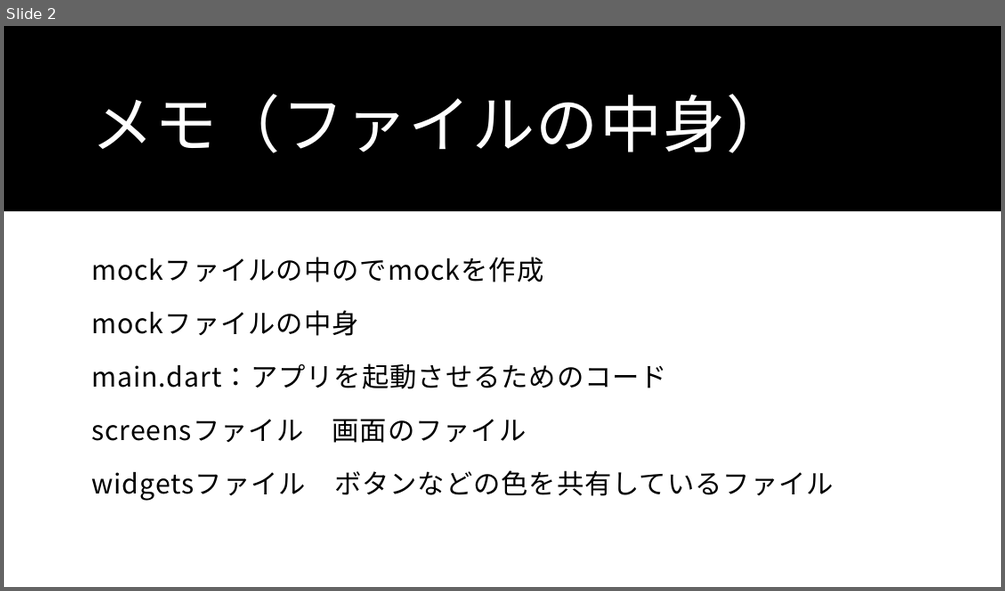
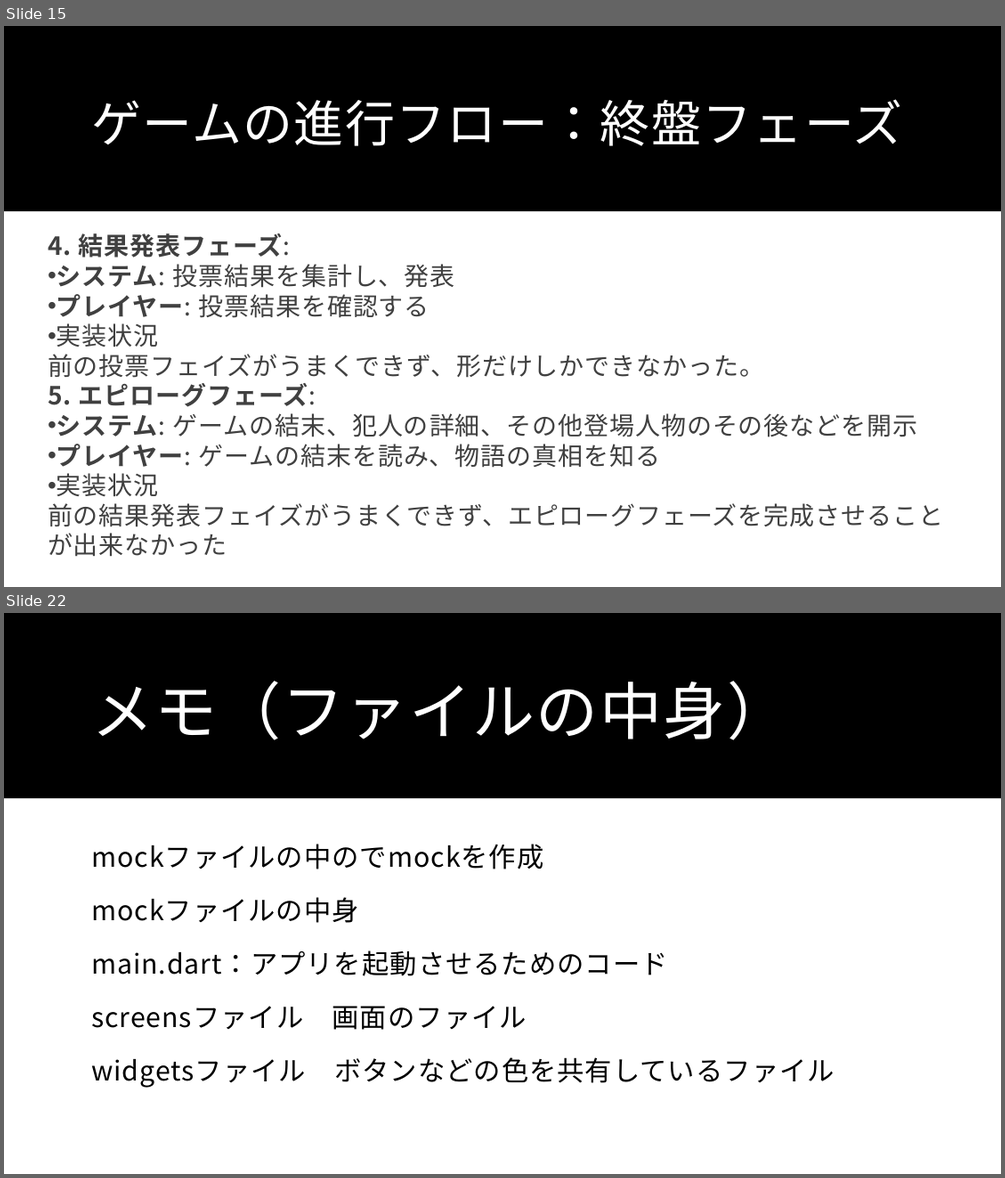
Before and after one commit to Wtnbtkm/flutter_application_1, a slide deck: Flutterの制作仕様書・アイディア（メモ）.pptx. Shown one above the other, each under a label of ours: slide 2 before the commit, slides 15 and 22 after it; the slides between them are not shown. The pictures are 1005x591 and 1005x1178 pixels, drawn with LibreOffice and Linux fonts; fonts in the diff are those of the drawing. Boxes give left, top, right and bottom in pixels: in the first picture for what was removed or moved away, otherwise in the second. Text is boxed around its words. In the diff, an @@ line names an element or a change of style, - is before the commit and + after.

Commit message:
パワーポイント（発表するためのスライドの追加）

```diff
--- a/Flutterの制作仕様書・アイディア（メモ）.pptx
+++ b/Flutterの制作仕様書・アイディア（メモ）.pptx
@@ slide 15 added at bbox=[4, 26, 1001, 587], background #FFFFFF; not listed: 1 template element that a slide beside it also shows @@
@@ title added at bbox=[91, 99, 903, 146], 48 pt, text #FFFFFF @@
+ゲームの進行フロー：終盤フェーズ
@@ text added at bbox=[48, 233, 943, 556], 24 pt, text #404040 @@
+4. 結果発表フェーズ:
+• システム: 投票結果を集計し、発表
+• プレイヤー: 投票結果を確認する
+• 実装状況
+前の投票フェイズがうまくできず、形だけしかできなかった。
+5. エピローグフェーズ:
+• システム: ゲームの結末、犯人の詳細、その他登場人物のその後などを開示
+• プレイヤー: ゲームの結末を読み、物語の真相を知る
+• 実装状況
+前の結果発表フェイズがうまくできず、エピローグフェーズを完成させることが出来なかった
@@ what was slide 2 is now slide 22 @@
```
Also in this commit, not shown: 1 slide changed, 19 other slides added, 2 slides removed.
